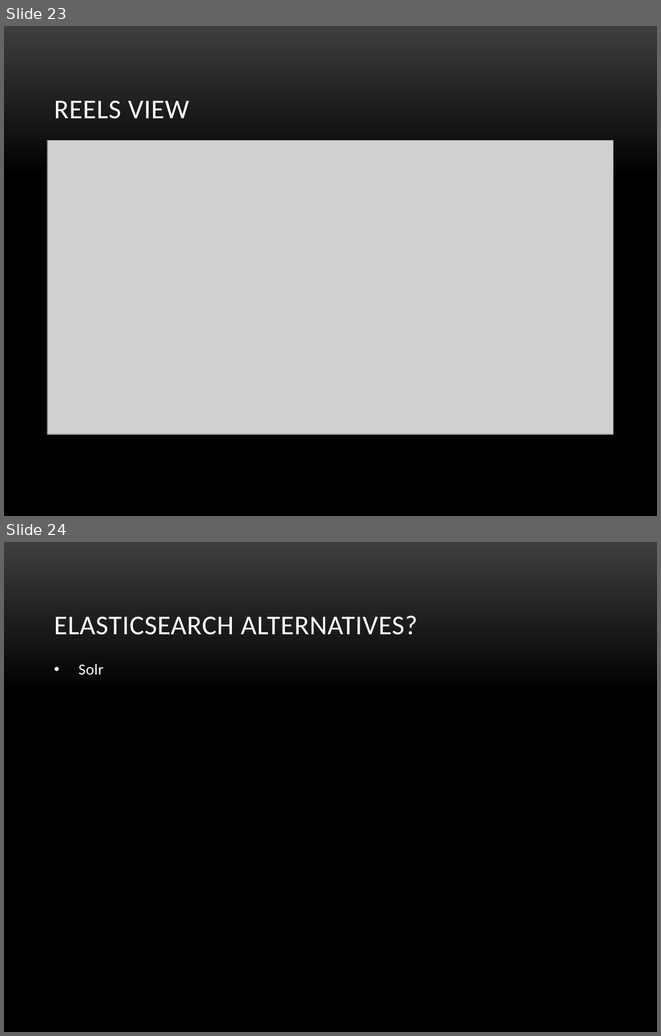
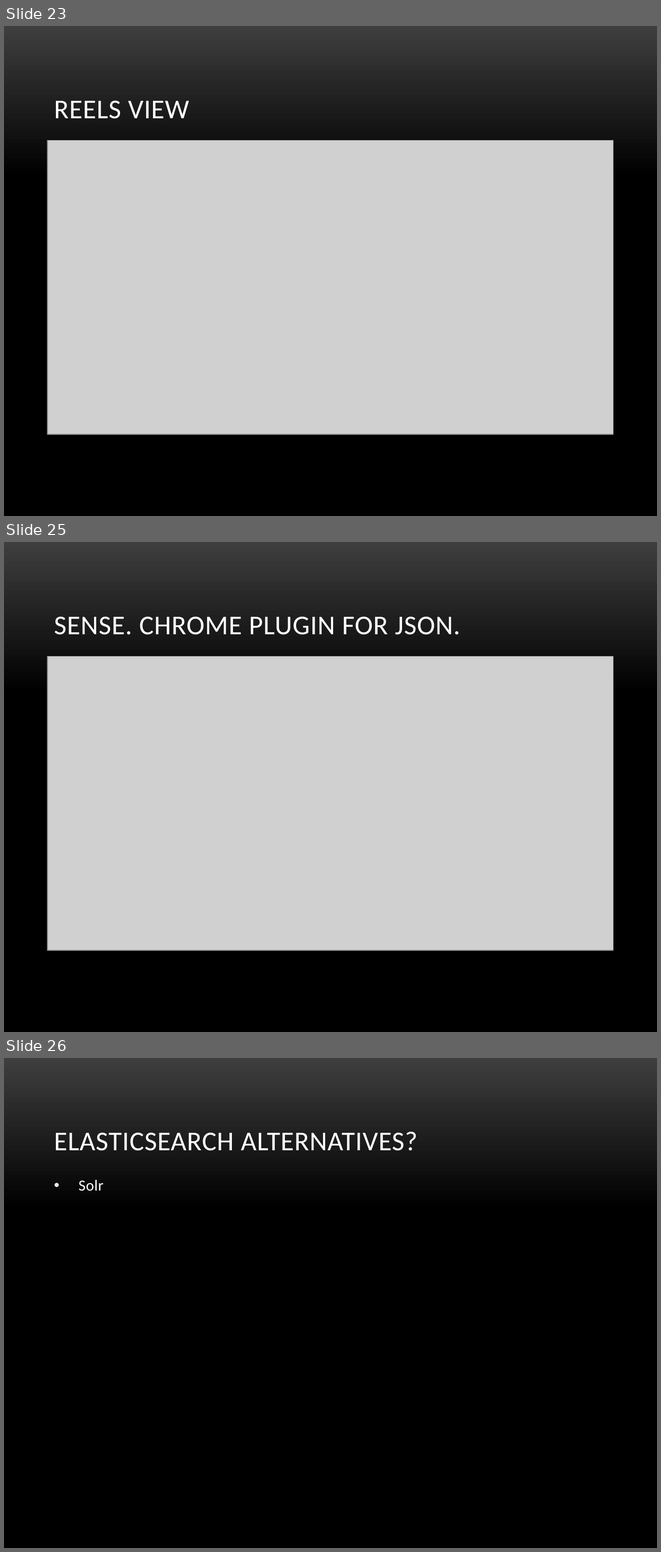
Before and after one commit to veravira/data-logger, a slide deck: es.pptx. Shown one above the other, each under a label of ours: slides 23 and 24 before the commit, slides 23, 25 and 26 after it; the slides between them are not shown. The pictures are 661x1036 and 661x1552 pixels, drawn with LibreOffice and Linux fonts; fonts in the diff are those of the drawing; grey boxes stand for pictures; background and template pictures are left out. Boxes give left, top, right and bottom in pixels: in the first picture for what was removed or moved away, otherwise in the second. Text is boxed around its words. In the diff, an @@ line names an element or a change of style, - is before the commit and + after.

```diff
--- a/es.pptx
+++ b/es.pptx
@@ slide 25 added at [4, 542, 657, 1032], background picture (left out) @@
@@ title added at [54, 616, 460, 635], 30 pt, text #FFFFFF @@
+SENSE. CHROME PLUGIN FOR JSON.
@@ picture added at [48, 656, 614, 950] @@
@@ what was slide 24 is now slide 26 @@
```
Also in this commit, not shown: 1 other slide added.
